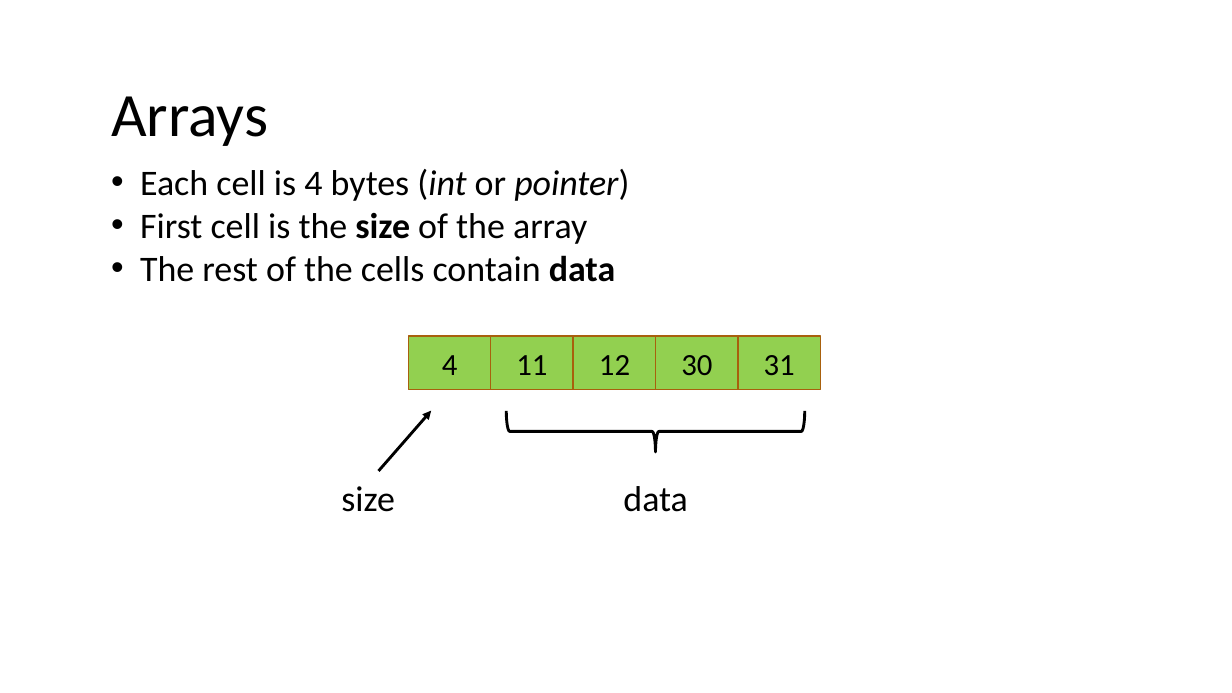
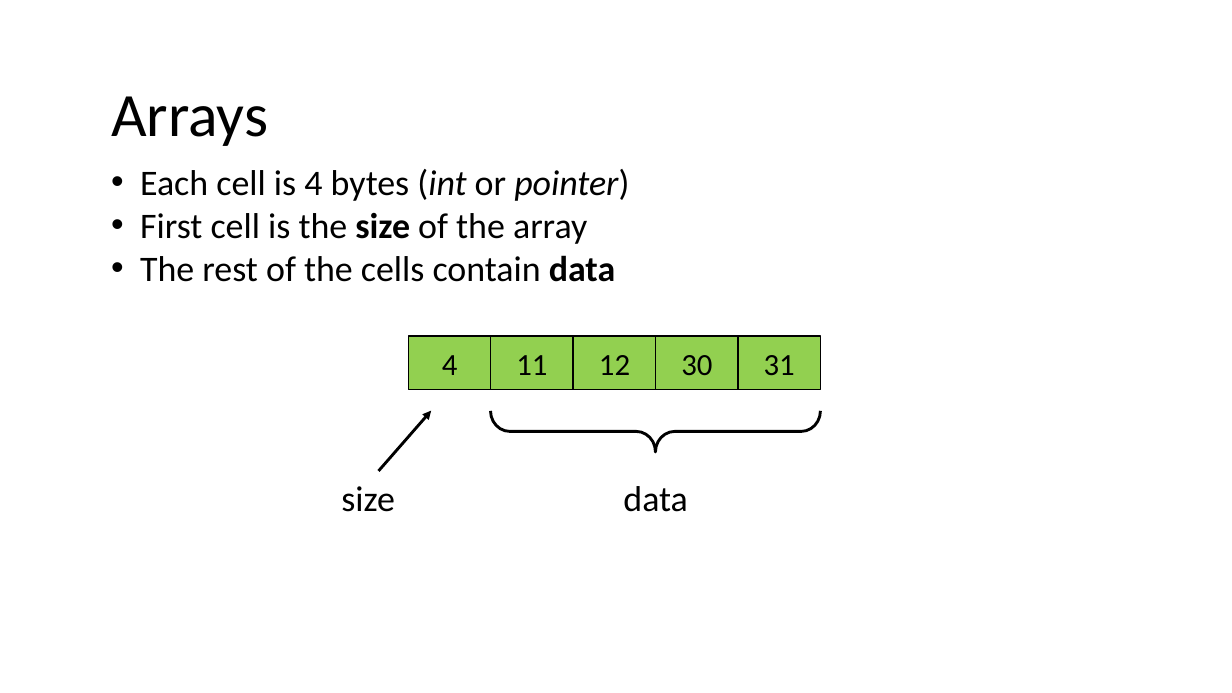
Before and after one commit to nivshani/compilation, a slide deck: slide 74 of slides/codegen.pptx (slide 72 before the commit). Drawn at 1232x693 pixels with LibreOffice and Linux fonts; fonts in the diff are those of the drawing. Boxes give left, top, right and bottom in pixels: in the first picture for what was removed or moved away, otherwise in the second. Text is boxed around its words. In the diff, an @@ line names an element or a change of style, - is before the commit and + after.

```diff
--- a/slides/codegen.pptx
+++ b/slides/codegen.pptx
@@ outline #A9610D 1.25 pt to #000000 1.25 pt in 5 elements at <box>409,336,491,390</box>, <box>491,336,573,390</box>, <box>573,336,655,390</box>, <box>655,336,738,390</box>, <box>738,336,820,390</box> @@
@@ left brace: place and size @@
-left brace at <box>506,411,805,451</box>
+left brace at <box>490,411,820,451</box>
@@ left brace at <box>490,411,820,451</box>: proportions changed @@
```
Also in this commit, not shown: 8 other slides changed, 2 slides added, 6 slides removed, 1 other file.
